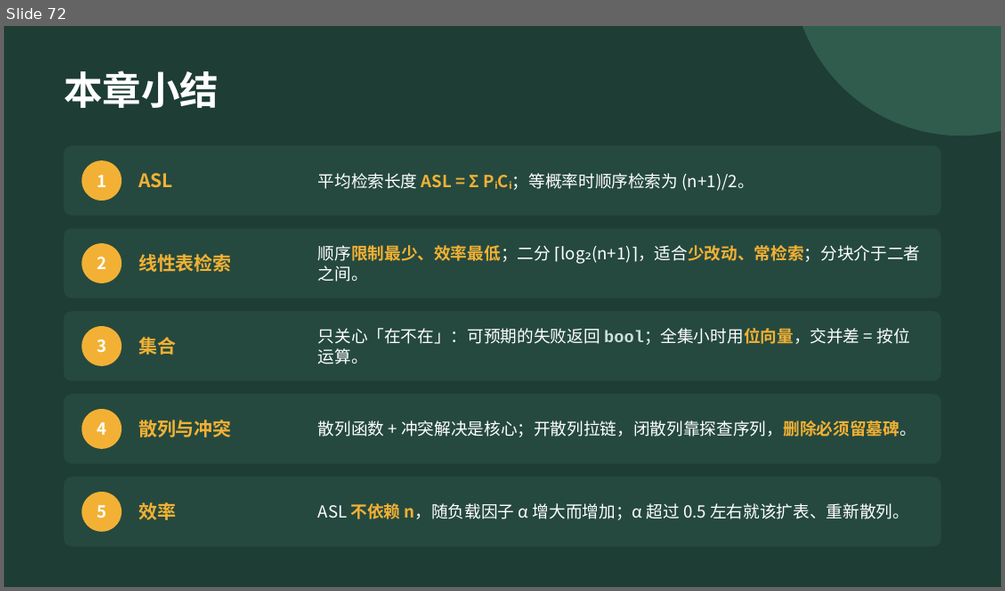
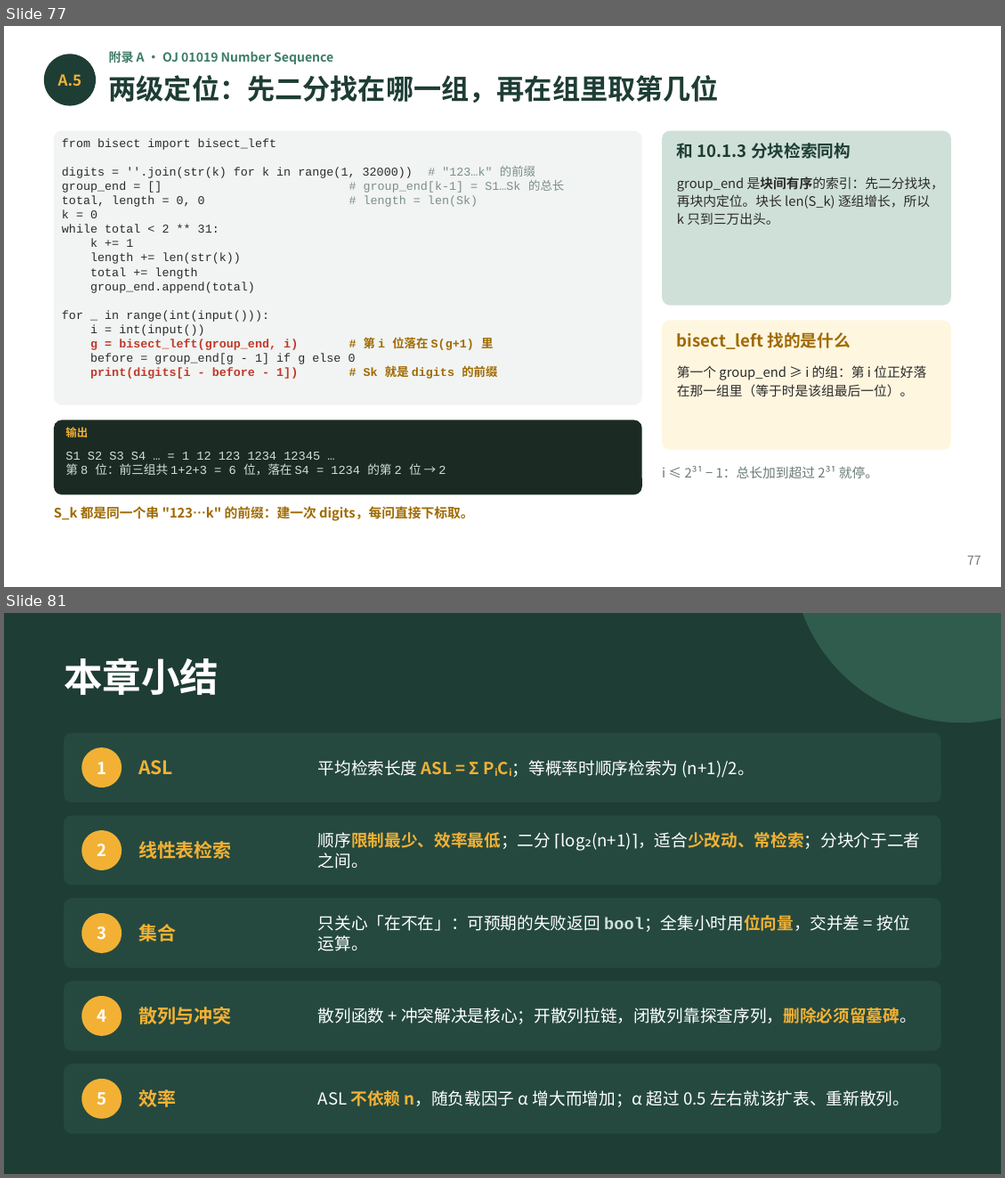
Before and after one commit to GMyhf/2026fall-cs201, a slide deck: courseware/202609_DSA_10_Search.pptx. Shown one above the other, each under a label of ours: slide 72 before the commit, slides 77 and 81 after it; the slides between them are not shown. The pictures are 1005x591 and 1005x1178 pixels, drawn with LibreOffice and Linux fonts; fonts in the diff are those of the drawing. Boxes give left, top, right and bottom in pixels: in the first picture for what was removed or moved away, otherwise in the second. Text is boxed around its words. In the diff, an @@ line names an element or a change of style, - is before the commit and + after.

```diff
--- a/courseware/202609_DSA_10_Search.pptx
+++ b/courseware/202609_DSA_10_Search.pptx
@@ slide 77 added at (x1=4, y1=26, x2=1001, y2=587), background #FFFFFF @@
@@ text added at (x1=109, y1=50, x2=333, y2=66), 9 pt, text #3E7C68, bold @@
+附录 A · OJ 01019 Number Sequence
@@ ellipse added at (x1=44, y1=54, x2=96, y2=106), fill #1E3D34 @@
@@ text added at (x1=58, y1=74, x2=82, y2=87), 11 pt, text #F2B134, bold @@
+A.5
@@ text added at (x1=109, y1=75, x2=720, y2=103), 20 pt, text #1E3D34, bold @@
+两级定位：先二分找在哪一组，再在组里取第几位
@@ rounded rectangle added at (x1=54, y1=131, x2=642, y2=405), fill #F1F4F2 @@
@@ rounded rectangle added at (x1=662, y1=131, x2=951, y2=305), fill #CFE0D8 @@
@@ text added at (x1=62, y1=138, x2=564, y2=378), 8.6 pt, text #2B2B2B @@
+from bisect import bisect_left
+digits = ''.join(str(k) for k in range(1, 32000)) # "123…k" 的前缀
+group_end = [] # group_end[k-1] = S1…Sk 的总长
+total, length = 0, 0 # length = len(Sk)
+k = 0
+while total < 2 ** 31:
+k += 1
+length += len(str(k))
+total += length
+group_end.append(total)
+for _ in range(int(input())):
+i = int(input())
+g = bisect_left(group_end, i) # 第 i 位落在 S(g+1) 里
+before = group_end[g - 1] if g else 0
+print(digits[i - before - 1]) # Sk 就是 digits 的前缀
@@ text added at (x1=677, y1=143, x2=850, y2=159), 12 pt, text #1E3D34, bold @@
+和 10.1.3 分块检索同构
@@ text added at (x1=677, y1=176, x2=944, y2=224), 9.5 pt, text #2B2B2B @@
+group_end 是块间有序的索引：先二分找块，再块内定位。块长 len(S_k) 逐组增长，所以 k 只到三万出头。
@@ rounded rectangle added at (x1=662, y1=320, x2=951, y2=450), fill #FFF6E0 @@
@@ text added at (x1=677, y1=332, x2=850, y2=349), 12 pt, text #A06A00, bold @@
+bisect_left 找的是什么
@@ text added at (x1=677, y1=365, x2=926, y2=396), 9.5 pt, text #2B2B2B @@
+第一个 group_end ≥ i 的组：第 i 位正好落在那一组里（等于时是该组最后一位）。
@@ rounded rectangle added at (x1=54, y1=419, x2=642, y2=494), fill #1B2B24 @@
@@ text added at (x1=65, y1=426, x2=88, y2=437), 8 pt, text #F2B134, bold @@
+输出
@@ text added at (x1=65, y1=451, x2=445, y2=475), 8.8 pt, text #CFE0D8 @@
+S1 S2 S3 S4 … = 1 12 123 1234 12345 …
+第 8 位：前三组共 1+2+3 = 6 位，落在 S4 = 1234 的第 2 位 → 2
@@ text added at (x1=662, y1=466, x2=878, y2=478), 9.5 pt, text #6B7B74 @@
+i ≤ 2³¹ − 1：总长加到超过 2³¹ 就停。
@@ text added at (x1=54, y1=506, x2=473, y2=521), 9.5 pt, text #A06A00, bold @@
+S_k 都是同一个串 "123…k" 的前缀：建一次 digits，每问直接下标取。
@@ text added at (x1=967, y1=555, x2=981, y2=564), 9 pt, text #6B7B74 @@
+77
@@ what was slide 72 is now slide 81 @@
```
Also in this commit, not shown: 2 slides changed, 8 other slides added, 2 other files.
